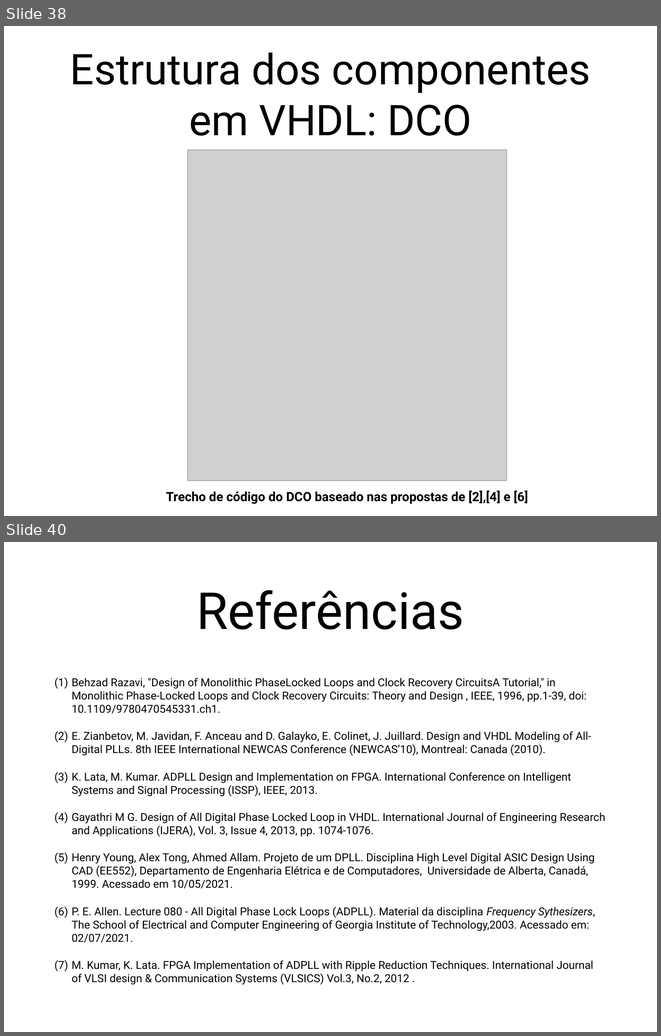
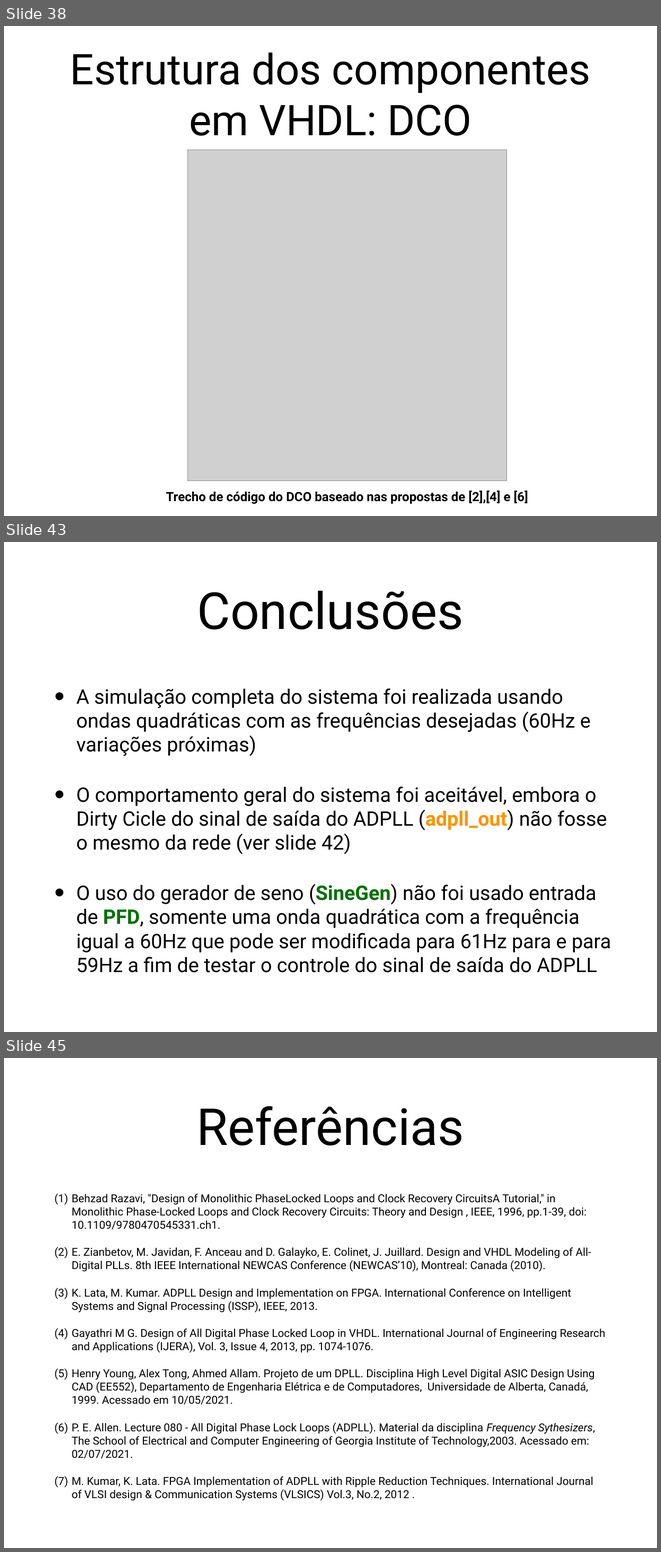
Before and after one commit to wwagner33/adpll-vhdl, a slide deck: trabalho-pll.pptx. Shown one above the other, each under a label of ours: slides 38 and 40 before the commit, slides 38, 43 and 45 after it; the slides between them are not shown. The pictures are 661x1036 and 661x1552 pixels, drawn with LibreOffice and Linux fonts; fonts in the diff are those of the drawing; grey boxes stand for pictures. Boxes give left, top, right and bottom in pixels: in the first picture for what was removed or moved away, otherwise in the second. Text is boxed around its words. In the diff, an @@ line names an element or a change of style, - is before the commit and + after.

Commit message:
DCO logic modified and ADPLL tested

```diff
--- a/trabalho-pll.pptx
+++ b/trabalho-pll.pptx
@@ slide 43 added at bbox=[4, 542, 657, 1032], background #FFFFFF @@
@@ title added at bbox=[197, 590, 463, 629], 80 pt, text #000000 @@
+Conclusões
@@ text added at bbox=[76, 688, 611, 972], 31.4 pt, text #000000 @@
+• A simulação completa do sistema foi realizada usando ondas quadráticas com as frequências desejadas (60Hz e variações próximas)
+• O comportamento geral do sistema foi aceitável, embora o Dirty Cicle do sinal de saída do ADPLL (adpll_out) não fosse o mesmo da rede (ver slide 42)
+• O uso do gerador de seno (SineGen) não foi usado entrada de PFD, somente uma onda quadrática com a frequência igual a 60Hz que pode ser modificada para 61Hz para e para 59Hz a fim de testar o controle do sinal de saída do ADPLL
@@ what was slide 40 is now slide 45 @@
```
Also in this commit, not shown: 1 slide changed, 4 other slides added, 4 other files.
